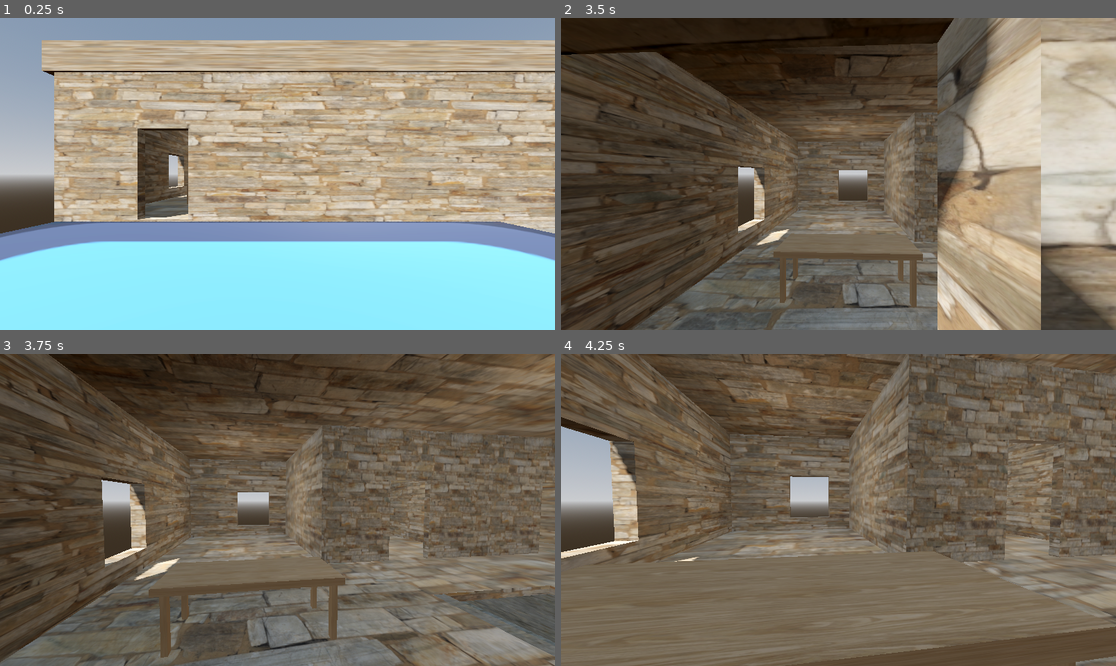
Above: before the commit, frames 1-4 (two rows, left to right).
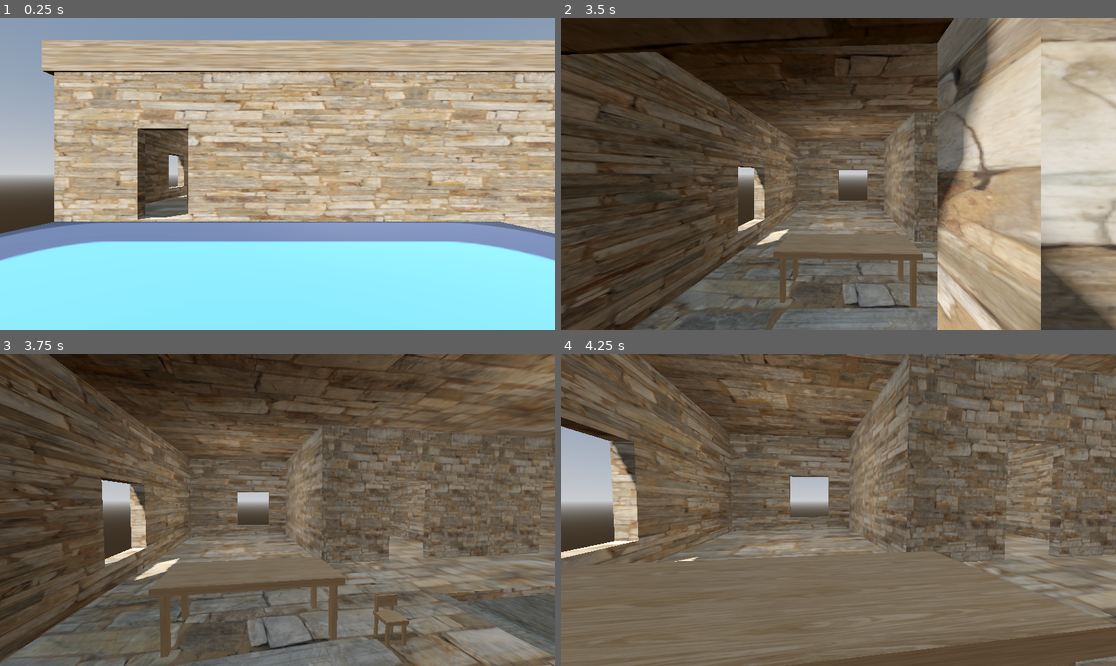
Above: after the commit, the same moments.

Repository: christiannoll/FirstPersonGame
Game: Godot game, scene res://levels/level.tscn
Same seed, same stepped clock (60 frames per second), same inputs: the game is played once before the commit and once after it. The engine's default icon, where the game draws it, is replaced by a stand-in: a white triangle on a blue panel in a dark square.
Inputs (mouse positions are in pixels of both pictures, inside the frame that each line leads up to):
- Up to frame 1 (0.25 s): no input
- Up to frame 2 (3.5 s): tap Enter at 0.5 s; move the mouse to (832, 180) at 0.52 s; hold W (forward) 0.53-2.78 s; tap Space (jump) at 0.77, 1.52, 3.02 s; move the mouse to (877, 177) at 1.27 s; move the mouse to (794, 170) at 2.02 s; move the mouse to (844, 174) at 2.77 s; hold A (left) from 2.78 s (still down)
- Up to frame 3 (3.75 s): move the mouse to (255, 503) at 3.52 s; release A (left) at 3.53 s; hold W (forward) from 3.53 s (still down)
- Up to frame 4 (4.25 s): keep holding W (forward); tap Space (jump) at 3.77 s

Frames 1-2 are identical in both runs. In frame 3, 0.4% of the frame differs, in the area x 67-74%, y 76-94%; in frame 4, nothing differs.

Commit message:
Added chair to the house scene

Diff:
--- a/scenery/house.tscn
+++ b/scenery/house.tscn
@@ -4,6 +4,7 @@
 [ext_resource type="Material" uid="uid://wmx45rucsojh" path="res://materials/house_material.tres" id="1_cdgek"]
 [ext_resource type="Material" uid="uid://bp43lop5jepdr" path="res://materials/house_material2.tres" id="2_i02j4"]
 [ext_resource type="PackedScene" uid="uid://d1rdxg86ykr18" path="res://scenery/table.tscn" id="4_arxyt"]
+[ext_resource type="PackedScene" uid="uid://df8ysp1fqewpj" path="res://scenery/chair.tscn" id="5_w7jv0"]
 
 [sub_resource type="StandardMaterial3D" id="StandardMaterial3D_sy2ny"]
 resource_name = "Material"
@@ -319,3 +320,6 @@
 
 [node name="table" parent="." unique_id=1959725320 instance=ExtResource("4_arxyt")]
 transform = Transform3D(2, 0, 0, 0, 2, 0, 0, 0, 2.5, 12.703395, -2.8074296, -6.0611496)
+
+[node name="chair" parent="." unique_id=229543745 instance=ExtResource("5_w7jv0")]
+transform = Transform3D(1, 0, 0, 0, 1, 0, 0, 0, 1, 8.445742, -3.8328297, -7.8347673)
